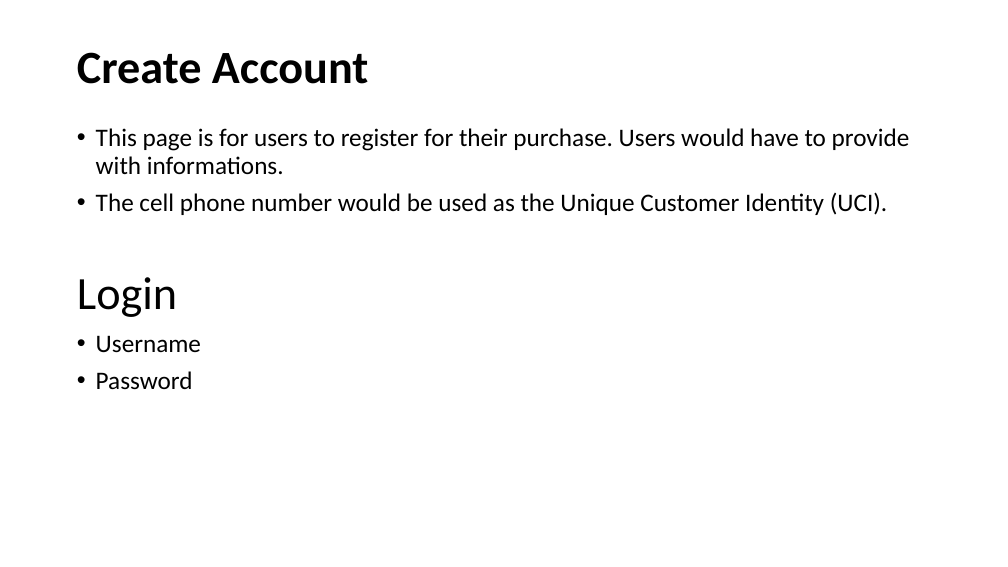
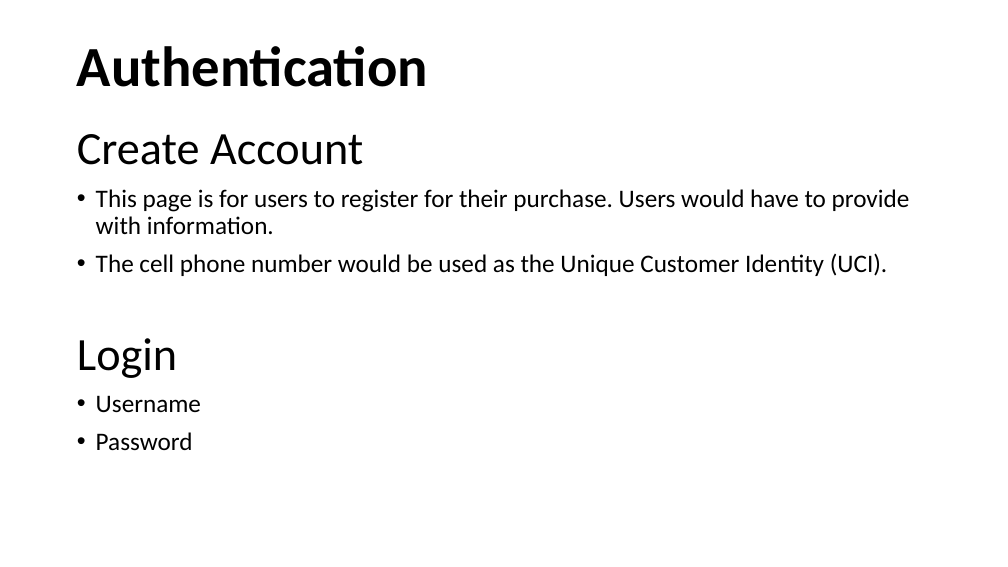
Before and after one commit to nsuspring2019cse299sec8/Group3, a slide deck: slide 6 of Documentation/Online Fashion Store.pptx. Drawn at 1008x567 pixels with LibreOffice and Linux fonts; fonts in the diff are those of the drawing; background and template pictures are left out. Boxes give left, top, right and bottom in pixels: in the first picture for what was removed or moved away, otherwise in the second. Text is boxed around its words. In the diff, an @@ line names an element or a change of style, - is before the commit and + after.

```diff
--- a/Documentation/Online Fashion Store.pptx
+++ b/Documentation/Online Fashion Store.pptx
@@ title at <box>77,46,428,87</box>: text changed; size 44 to 54 pt @@
-Create Account
+Authentication
@@ text at <box>77,134,910,235</box>: text changed @@
-• This page is for users to register for their purchase. Users would have to provide with informations.
+Create Account
+• This page is for users to register for their purchase. Users would have to provide with information.
```
Also in this commit, not shown: 6 other slides changed.
